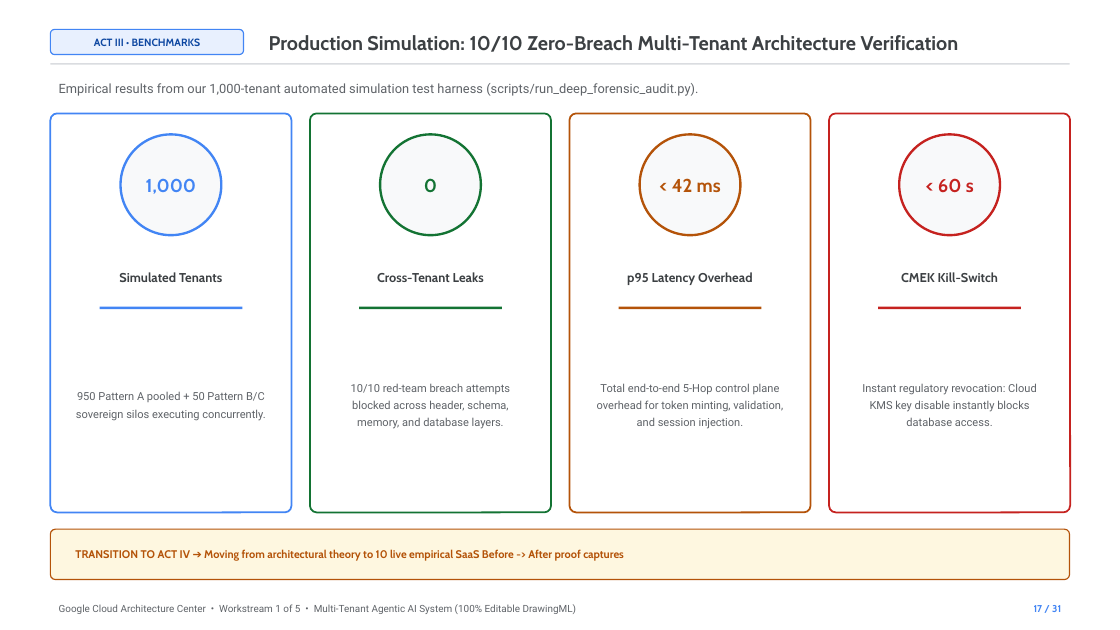
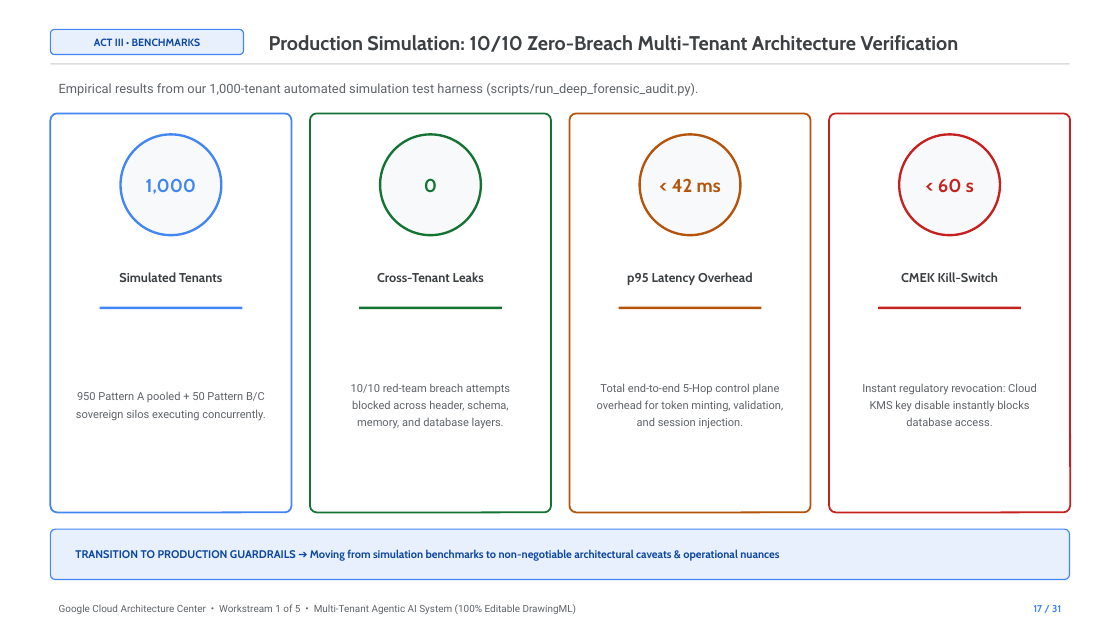
Before and after one commit to nitinaggarwal-12/blogs, a slide deck: slide 17 of slides/ws1-12slide-visual-deck.pptx. Drawn at 1120x630 pixels with LibreOffice and Linux fonts; fonts in the diff are those of the drawing. Boxes give left, top, right and bottom in pixels: in the first picture for what was removed or moved away, otherwise in the second. Text is boxed around its words. In the diff, an @@ line names an element or a change of style, - is before the commit and + after.

```diff
--- a/slides/ws1-12slide-visual-deck.pptx
+++ b/slides/ws1-12slide-visual-deck.pptx
@@ rounded rectangle at (x1=50, y1=529, x2=1070, y2=580): fill #FEF7E0 to #E8F0FE; outline #B45309 1 pt to #4285F4 1 pt @@
@@ text at (x1=75, y1=549, x2=779, y2=561): text changed; text colour #B45309 to #0D47A1 @@
-TRANSITION TO ACT IV ➔ Moving from architectural theory to 10 live empirical SaaS Before -> After proof captures
+TRANSITION TO PRODUCTION GUARDRAILS ➔ Moving from simulation benchmarks to non-negotiable architectural caveats & operational nuances
```
Also in this commit, not shown: 16 other slides changed, 1 slide added, 2 other files.
